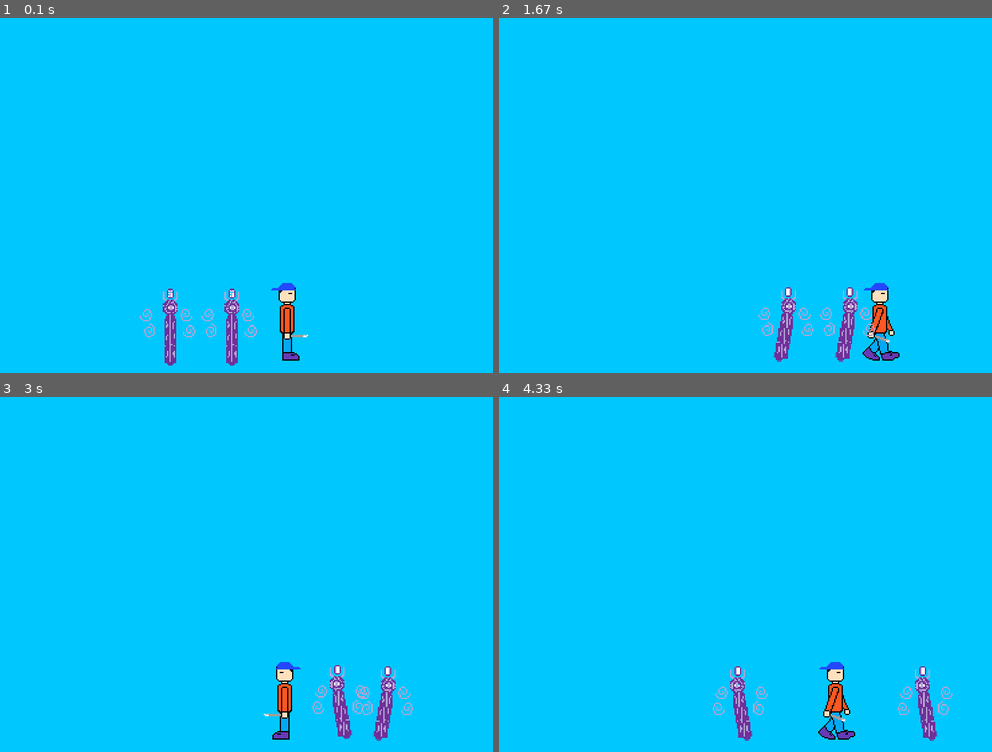
Above: before the commit, frames 1-4 (two rows, left to right).
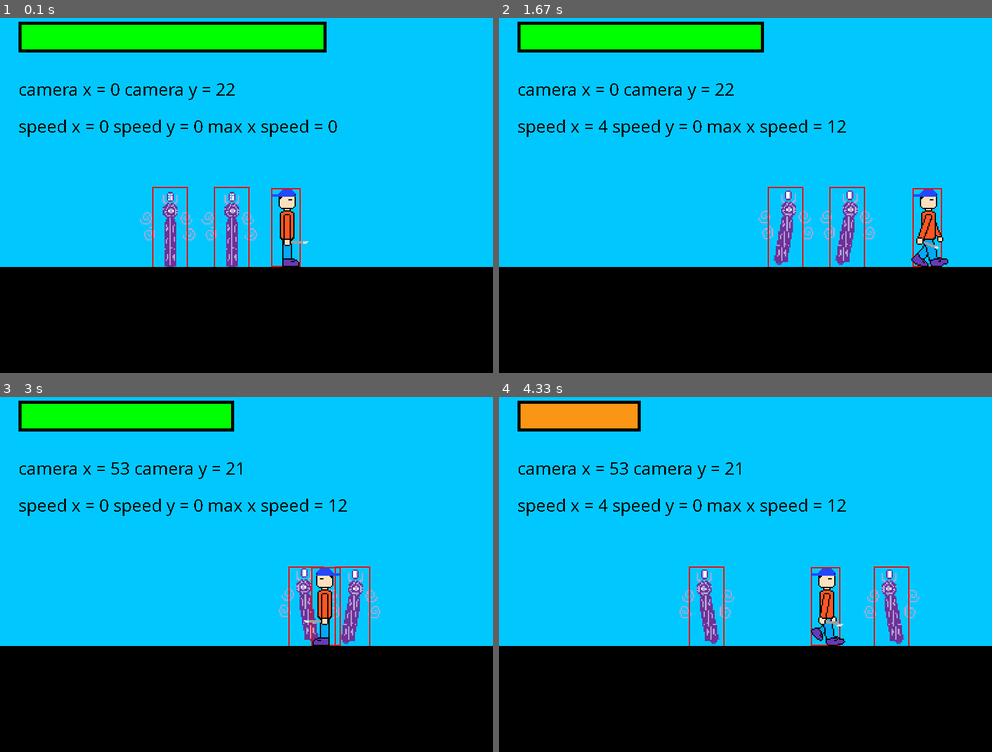
Above: after the commit, the same moments.

Repository: TyM123456789/ICD2O25-26
Game: pygame game, started from Unit 5 - Using Pygame/Game.py
The game is run twice, just before and just after one commit, with the same random seed, the same clock (stepped at 60 frames per second) and the same inputs.
Inputs (mouse positions are in pixels of both pictures, inside the frame that each line leads up to):
- Up to frame 1 (0.1 s): no input
- Up to frame 2 (1.67 s): tap Space at 0.33 s; click (725, 206) at 0.72 s; hold D 1-1.47 s; hold D from 1.5 s (still down)
- Up to frame 3 (3 s): release D at 1.97 s; hold A 2-2.53 s; hold A 2.57-2.97 s
- Up to frame 4 (4.33 s): hold D 3-3.63 s; hold A 3.67-4.13 s; hold D from 4.17 s (still down)

The runs differ from the first frame. In frame 1, 38% of the frame differs, in the area x 0-100%, y 1-100%; in frame 2, 37%; in frame 3, 36%; in frame 4, 35%.

Commit message:
healthbars and stuff

Diff:
--- a/Unit 5 - Using Pygame/Game.py
+++ b/Unit 5 - Using Pygame/Game.py
@@ -22,28 +22,61 @@
 AH = arms_sheet.get_height()
 EW = enemy_sheet.get_width() // ENEMY_FRAMES
 EH = enemy_sheet.get_height()
+
+#set up camera
+camera_x = 0
+camera_y=0
+CAM_MARGIN_X = 150
+CAM_MARGIN_Y = 150
+
+#colors
+WHITE = (255,255,255)
+SKY = (0, 200, 255)
+BLACK = (0,0,0)
+RED = (255,0,0)
+GREEN = (0,255,0)
+BLUE = (0,0,255)
+ORANGE = (250,150,20)
+
+
+#font
+pygame.font.init()
+my_font = pygame.font.SysFont('Comic Sans MS', 30)
+
+#sets up frames
 enemy_sheet.set_colorkey((0, 0, 0))
-print(f"sheet width: {enemy_sheet.get_width()}, EW: {EW}, EH: {EH}")
 body_frames = [pygame.transform.scale(body_sheet.subsurface((i*BW,0,BW,BH)), (BW*SCALE,BH*SCALE)) for i in range(BODY_FRAMES)]
 arms_frames = [pygame.transform.scale(arms_sheet.subsurface((i*AW,0,AW,AH)), (AW*SCALE,AH*SCALE)) for i in range(ARM_FRAMES)]
 enemy_frames = [pygame.transform.scale(enemy_sheet.subsurface((i*EW,0,EW,EH)), (AW*SCALE,AH*SCALE)) for i in range(ENEMY_FRAMES)]
+
+#flipped frames
+body_frames_flipped = [pygame.transform.flip(f, True, False) for f in body_frames]
+arms_frames_flipped = [pygame.transform.flip(f, True, False) for f in arms_frames]
+enemy_frames_flipped = [pygame.transform.flip(f, True, False) for f in enemy_frames]
 
 # Attack animation indices
 slash1 = [11, 12, 13]
 slash2 = [14, 15]
 stab   = [8, 9, 10]
 
-GROUND = HEIGHT - (BH * SCALE) - 20
+GROUND = HEIGHT - (BH * SCALE) - 150
 
 
 class Player:
     def __init__(self): #__init__ means initialize self is the characyer
         self.x, self.y = WIDTH // 2, GROUND
         self.speed = 4
+        self.max_xspeed = 0
         self.facing_right = True
         self.y_vel = 0
         self.on_ground = True
         self.moving = False
+        self.hit = False
+        self.last_hit = 0
+        self.kb_x = 0
+        self.kb_y = 0
+        self.hp = 100
+        self.harm = RED
 
         self.frame = 0
         self.anim_timer = 0
@@ -76,7 +109,7 @@
 
         # Jump
         if keys[pygame.K_SPACE] and self.on_ground:
-            self.y_vel = -10
+            self.y_vel = -13.5
             self.on_ground = False
 
         # Gravity
@@ -86,6 +119,14 @@
             self.y = GROUND
             self.y_vel = 0
             self.on_ground = True
+
+        # Knockback
+        self.x += self.kb_x
+        self.y += self.kb_y
+        self.kb_x *= .8  # friction, lower = slides further
+        self.kb_y *= .9
+        if abs(self.kb_x) < 0.1: self.kb_x = 0
+        if abs(self.kb_y) < 0.1: self.kb_y = 0
 
         # Attack timer
         if self.attacking:
@@ -114,13 +155,20 @@
             if self.attack_timer >= 0.1:
                 self.attack_timer = 0
                 self.attack_frame += 1
+                #LUNGE ON STAB
+                if self.attack_state == 3:
+                    self.kb_x = 10 if self.facing_right else -10
+                    self.kb_y = 1 if not p1.on_ground else 0
+                #reset
                 if self.attack_frame >= len(anim):
                     self.attack_frame = 0
                     self.attacking = False
 
+    def get_rect(self):
+        return pygame.Rect(self.x+40, self.y, (BW * SCALE)-80, BH * SCALE)
+
     def get_body(self):
-        img = body_frames[self.frame]
-        return pygame.transform.flip(img, True, False) if not self.facing_right else img
+        return body_frames[self.frame] if self.facing_right else body_frames_flipped[self.frame]
 
     def get_arms(self):
         if self.attacking:
@@ -132,17 +180,27 @@
             idx = self.frame % 8
         else:
             idx = 0
-        img = arms_frames[idx]
-        return pygame.transform.flip(img, True, False) if not self.facing_right else img
-
-    def draw(self, surface):
+        return arms_frames[idx] if self.facing_right else arms_frames_flipped[idx]
+
+    def draw(self, surface, camera_x, camera_y):
         offset_x = -12 if not self.facing_right else 0
-        surface.blit(self.get_body(), (self.x, self.y))
-        surface.blit(self.get_arms(), (self.x + offset_x, self.y - 10))
+
+        body = self.get_body()
+        arms = self.get_arms()
+        if self.last_hit <2 and self.hit:
+            harm_body = body.copy()
+            harm_arms = arms.copy()
+            harm_body.fill((self.harm), special_flags=pygame.BLEND_RGB_MAX)
+            harm_arms.fill((self.harm), special_flags=pygame.BLEND_RGB_MAX)
+            surface.blit(harm_body, (self.x - camera_x, self.y - camera_y))
+            surface.blit(harm_arms, (self.x - camera_x + offset_x, self.y - 10 - camera_y))
+        else:
+            surface.blit(body, (self.x - camera_x, self.y - camera_y))
+            surface.blit(arms, (self.x - camera_x + offset_x, self.y - 10 - camera_y))
 
 class Enemy:
-    def __init__(self, x, patrol_left=200, patrol_right=500):
-        self.x, self.y = x, GROUND
+    def __init__(self, x, platform, patrol_left=200, patrol_right=500):
+        self.x, self.y = x, platform-5
         self.facing_right = True
         self.frame = 0
         self.anim_timer = 0
@@ -156,7 +214,8 @@
         self.decel_frames = [1, 0]  # accel frames in reverse
 
         self.state = "accel"  # accel, walk, decel
-
+    def get_rect(self):
+        return pygame.Rect(self.x+40, self.y+3, (EW * SCALE)-70, (EH * SCALE)+5)
     def update(self, dt):
         # Pick anim + speed based on state
         if self.state == "accel":
@@ -187,10 +246,7 @@
                 self.frame = 0
 
         # Move
-        if self.facing_right:
-            self.x += self.speed
-        else:
-            self.x -= self.speed
+        self.x = self.x + self.speed if self.facing_right else self.x - self.speed
 
         # Animate
         self.anim_timer += 0.067 #67777
@@ -200,7 +256,7 @@
             if self.frame >= len(anim):
                 self.frame = 0
 
-    def draw(self, surface):
+    def draw(self, surface, camera_x, camera_y):
         if self.state == "accel":
             anim = self.accel_frames
         elif self.state == "walk":
@@ -209,19 +265,21 @@
             anim = self.decel_frames
 
         idx = anim[min(self.frame, len(anim) - 1)]
-        img = enemy_frames[idx]
-        if not self.facing_right:
-            img = pygame.transform.flip(img, True, False)
-        surface.blit(img, (self.x, self.y))
+
+        #blit the frames normall if facing right. if not, print them flipped.
+        surface.blit(enemy_frames[idx] if self.facing_right else enemy_frames_flipped[idx],
+                     (self.x - camera_x, self.y - camera_y))
 
 
 # --- Setup ---
 p1 = Player()
-enemies = [Enemy(300, patrol_left=100, patrol_right=600), Enemy(200, patrol_left=0, patrol_right=700)]
+enemies = [Enemy(300, GROUND, patrol_left=100, patrol_right=600), Enemy(200, GROUND, patrol_left=0, patrol_right=700)]
 
 # --- Game loop ---
 running = True
 while running:
+    past_x = p1.x
+    past_y = p1.y
     dt = clock.tick(60) / 1000
     keys = pygame.key.get_pressed()
 
@@ -231,13 +289,69 @@
         p1.handle_event(event)
 
     p1.update(dt, keys)
+
+
+
+    target_x = p1.x - WIDTH // 2
+    if p1.x - camera_x < CAM_MARGIN_X:
+        camera_x = p1.x - CAM_MARGIN_X
+    elif p1.x - camera_x > WIDTH - CAM_MARGIN_X:
+        camera_x = p1.x - (WIDTH - CAM_MARGIN_X)
+    camera_y = p1.y - HEIGHT // 2
     for e in enemies:
         e.update(dt)
 
-    screen.fill((0, 200, 255))
-    p1.draw(screen)
+    screen.fill((SKY))
+    if p1.last_hit == 40:
+        p1.hit = False
+        p1.last_hit = 0
+    if not p1.hit:
+        for e in enemies:
+            if p1.get_rect().colliderect(e.get_rect()):
+                p1.hit = True
+                p1.last_hit = 0
+                p1.hp-=10
+                # knock away from enemy
+                if p1.x > e.x:
+                    p1.kb_x = 8   # knocked right
+                else:
+                    p1.kb_x = -8  # knocked left
+                if p1.on_ground:
+                    p1.kb_y = -6      # knocked upward
+    else:
+        p1.last_hit +=1
+
+    #calculates speed
+    speed_x = max(p1.x - past_x, past_x - p1.x)
+    speed_y = max(p1.y - past_y, past_y - p1.y)
+    p1.max_xspeed = max(speed_x, p1.max_xspeed)
+
+    # draws player and enemies
     for e in enemies:
-        e.draw(screen)
+        e.draw(screen, camera_x, camera_y)
+        pygame.draw.rect(screen, (255, 0, 0), e.get_rect().move(-camera_x, -camera_y), 2)
+    pygame.draw.rect(screen, (255, 0, 0), p1.get_rect().move(-camera_x, -camera_y), 2)
+
+    p1.draw(screen, camera_x, camera_y)
+
+    #healthbar (all me)
+    pygame.draw.rect(screen, (0, 255, 0), pygame.Rect(30,30,5*p1.hp,50))
+    pygame.draw.rect(screen, (0, 0, 0), pygame.Rect(30,30,5*p1.hp,50),5)
+
+    pygame.draw.rect(screen, (0,0,0), pygame.Rect(0,GROUND - camera_y+128,WIDTH,200))
+
+    #prints text
+    camera = my_font.render(f'camera x = {int(camera_x)} camera y = {int(camera_y)}', False, (0, 0, 0))
+    screen.blit(camera, (30,120))
+    speed = my_font.render(f'speed x = {int(speed_x)} speed y = {int(speed_y)} max x speed = {int(p1.max_xspeed)}', False, (0, 0, 0))
+    screen.blit(speed, (30,180))
+
+    #healthbar (all me)
+    pygame.draw.rect(screen, GREEN if p1.hp > 60  else ORANGE if p1.hp > 30 else RED, pygame.Rect(30,30,5*p1.hp,50))
+    pygame.draw.rect(screen, (0, 0, 0), pygame.Rect(30,30,5*p1.hp,50),5)
+
     pygame.display.flip()
+    if p1.hp <=0:
+        break
 
 pygame.quit()
